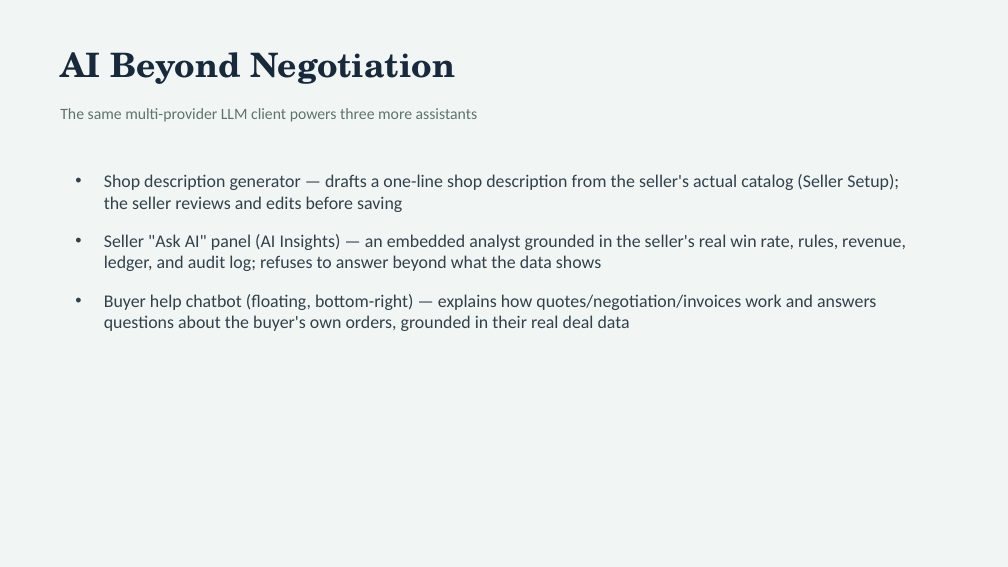
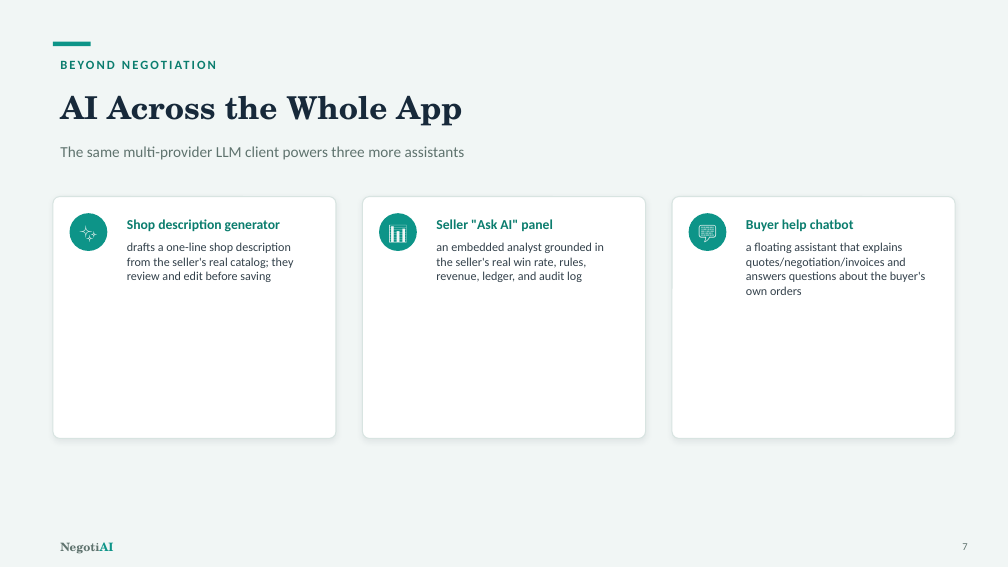
Before and after one commit to rithika-gampa/NegotiAI, a slide deck: slide 7 of NegotiAI_Presentation.pptx. Drawn at 1008x567 pixels with LibreOffice and Linux fonts; fonts in the diff are those of the drawing. Boxes give left, top, right and bottom in pixels: in the first picture for what was removed or moved away, otherwise in the second. Text is boxed around its words. In the diff, an @@ line names an element or a change of style, - is before the commit and + after.

```diff
--- a/NegotiAI_Presentation.pptx
+++ b/NegotiAI_Presentation.pptx
@@ rectangle added at (x1=53, y1=42, x2=91, y2=46), fill #0D9488 @@
@@ text at (x1=60, y1=52, x2=455, y2=84): text changed; size 32 to 12 pt; font TeX Gyre Schola to Calibri; text colour #17293A to #0B7D6E @@
-AI Beyond Negotiation
+BEYOND NEGOTIATION
@@ text added at (x1=60, y1=95, x2=462, y2=126), 30 pt, text #17293A, bold @@
+AI Across the Whole App
@@ text "The same multi-provider LLM client ..." moved from (x1=60, y1=108, x2=478, y2=122) to (x1=60, y1=146, x2=465, y2=160) @@
@@ text "The same multi-provider LLM client ..." at (x1=60, y1=146, x2=465, y2=160): size 15 to 14.5 pt @@
@@ text removed at (x1=104, y1=174, x2=906, y2=331) @@
-• Shop description generator — drafts a one-line shop description from the seller's actual catalog (Seller Setup); the seller reviews and edits before saving
-• Seller "Ask AI" panel (AI Insights) — an embedded analyst grounded in the seller's real win rate, rules, revenue, ledger, and audit log; refuses to answer beyond what the data shows
-• Buyer help chatbot (floating, bottom-right) — explains how quotes/negotiation/invoices work and answers questions about the buyer's own orders, grounded in their real deal data
@@ rounded rectangle added at (x1=53, y1=197, x2=336, y2=439), fill #FFFFFF, outline #D8E4E1 1 pt @@
@@ rounded rectangle added at (x1=362, y1=197, x2=645, y2=439), fill #FFFFFF, outline #D8E4E1 1 pt @@
@@ rounded rectangle added at (x1=672, y1=197, x2=955, y2=439), fill #FFFFFF, outline #D8E4E1 1 pt @@
@@ ellipse added at (x1=70, y1=213, x2=107, y2=251), fill #0D9488 @@
@@ text added at (x1=70, y1=213, x2=107, y2=251), 18 pt, text #F1F6F5 @@
+✨
@@ text added at (x1=127, y1=219, x2=280, y2=232), 13 pt, text #0B7D6E, bold @@
+Shop description generator
@@ ellipse added at (x1=379, y1=213, x2=417, y2=251), fill #0D9488 @@
@@ text added at (x1=379, y1=213, x2=417, y2=251), 18 pt, text #F1F6F5 @@
+📊
@@ text added at (x1=436, y1=219, x2=553, y2=231), 13 pt, text #0B7D6E, bold @@
+Seller "Ask AI" panel
@@ ellipse added at (x1=689, y1=213, x2=727, y2=251), fill #0D9488 @@
@@ text added at (x1=689, y1=213, x2=727, y2=251), 18 pt, text #F1F6F5 @@
+💬
@@ text added at (x1=746, y1=219, x2=854, y2=231), 13 pt, text #0B7D6E, bold @@
+Buyer help chatbot
@@ text added at (x1=127, y1=242, x2=294, y2=282), 11.5 pt, text #33414B @@
+drafts a one-line shop description from the seller's real catalog; they review and edit before saving
@@ text added at (x1=436, y1=242, x2=604, y2=282), 11.5 pt, text #33414B @@
+an embedded analyst grounded in the seller's real win rate, rules, revenue, ledger, and audit log
@@ text added at (x1=746, y1=242, x2=926, y2=295), 11.5 pt, text #33414B @@
+a floating assistant that explains quotes/negotiation/invoices and answers questions about the buyer's own orders
@@ text added at (x1=60, y1=542, x2=113, y2=554), 11 pt, text #5F736E, bold @@
+NegotiAI
@@ text added at (x1=962, y1=543, x2=967, y2=550), 10 pt, text #5F736E @@
+7
```
Also in this commit, not shown: 10 other slides changed.
